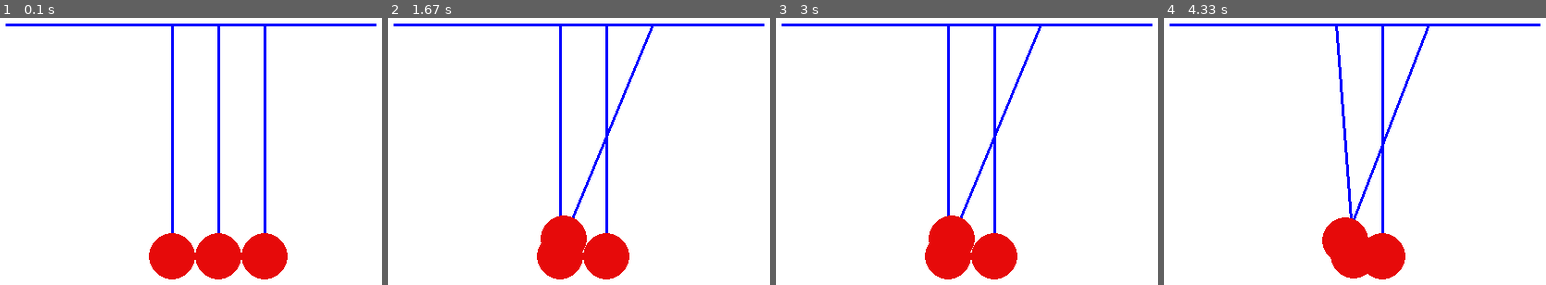
Above: before the commit, frames 1-4 (left to right).
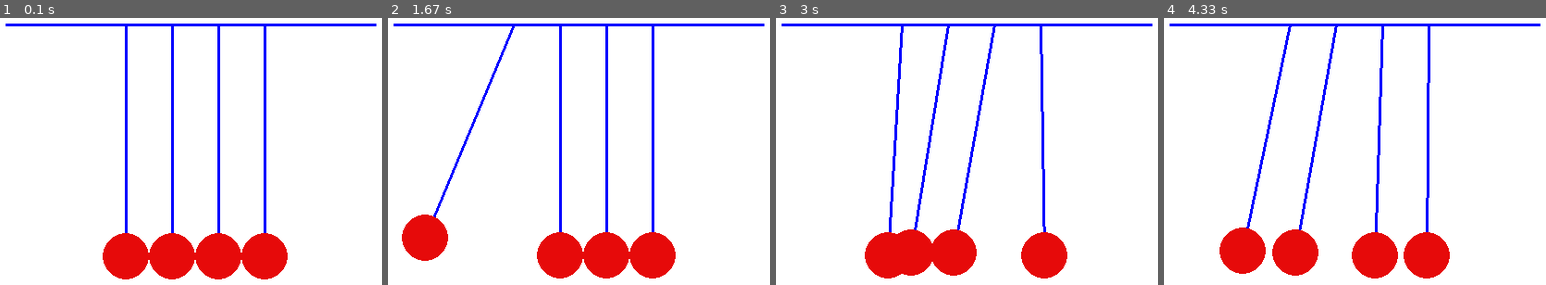
Above: after the commit, the same moments.

Repository: setiabudidaya/Pygame-physics
Game: pygame game, started from multiplePendulums.py
Two runs of this game, one before a commit and one after it. Both use one fixed random seed, a clock stepped at 60 frames per second and the inputs below.
Inputs (mouse positions are in pixels of both pictures, inside the frame that each line leads up to):
- Up to frame 1 (0.1 s): no input
- Up to frame 2 (1.67 s): press the mouse at (582, 239) at 0.37 s; move the mouse to (506, 226) at 0.47 s; release the mouse at (437, 212) at 0.6 s; press the mouse at (582, 239) at 0.7 s; move the mouse to (outside the picture) at 0.8 s; release the mouse at (outside the picture) at 0.93 s; press the mouse at (582, 239) at 1.53 s; move the mouse to (571, 186) at 1.63 s
- Up to frame 3 (3 s): release the mouse at (947, 135) at 1.77 s; press the mouse at (970, 239) at 1.87 s; move the mouse to (1028, 207) at 1.97 s; release the mouse at (1085, 175) at 2.1 s; press the mouse at (970, 239) at 2.2 s; move the mouse to (1073, 204) at 2.3 s; release the mouse at (outside the picture) at 2.43 s; press the mouse at (970, 239) at 2.53 s; move the mouse to (882, 180) at 2.63 s; release the mouse at (795, 124) at 2.77 s; press the mouse at (970, 239) at 2.87 s; move the mouse to (882, 247) at 2.97 s
- Up to frame 4 (4.33 s): release the mouse at (1186, 258) at 3.1 s; press the mouse at (1358, 239) at 3.2 s; move the mouse to (1290, 204) at 3.3 s; release the mouse at (1225, 172) at 3.43 s; press the mouse at (1358, 239) at 3.53 s; move the mouse to (1309, 151) at 3.63 s; release the mouse at (1263, 66) at 3.77 s; press the mouse at (1358, 239) at 3.87 s; move the mouse to (outside the picture) at 3.97 s; release the mouse at (outside the picture) at 4.1 s; press the mouse at (1358, 239) at 4.2 s; move the mouse to (outside the picture) at 4.3 s

The runs differ from the first frame. In frame 1, 2.2% of the frame differs, in the area x 26-39%, y 3-98%; in frame 2, 5.7%; in frame 3, 10%; in frame 4, 10%, in the area x 14-75%, y 3-98%.

Commit message:
interactions between pendulums

Diff:
--- a/multiplePendulums.py
+++ b/multiplePendulums.py
@@ -17,9 +17,15 @@
     return (x, y)
 
 def collide(p1, p2):
-    if math.hypot(p1.x - p2.x, p1.y - p2.y) < 50:
-        p1.v_x = (p1.mass/p2.mass)*p2.v_x
-        p2.v_x = (p2.mass/p1.mass)*p1.v_x
+    """Check if 2 pendulums have collided and if so alter v_x"""
+    if dist(p1.x + p1.pivot_x, p1.y, p2.x + p2.pivot_x, p2.y) < 50:
+       (p1.v_x, p2.v_x) = (p2.v_x, p1.v_x)
+       if p1.x < p2.x:
+           p2.x - 3
+           p2.x + 3
+       if p1.x > p2.x:
+           p1.x + 3
+           p2.x - 3
 
 class Pendulum():
     def __init__(self, angle, pivot_x, pivot_y):
@@ -58,13 +64,13 @@
     background_colour = (255,255,255)
     screen = pygame.display.set_mode((width, height))
     pygame.display.set_caption("Pendulum")
-    my_pendulums = [Pendulum(0, 300, 40), Pendulum(0, 350, 40), Pendulum(0, 400, 40)]
+    my_pendulums = [Pendulum(0, 250, 40), Pendulum(0, 300, 40), Pendulum(0, 350, 40), Pendulum(0, 400, 40)]
     for i, p in enumerate(my_pendulums):
         p.ID = i
+    numPen = len(my_pendulums)
 
     running = True
     selected = None
-
     while running:
         screen.fill(background_colour)
         pygame.draw.line(screen, (0,0,255), (120, 40),
@@ -87,15 +93,21 @@
                 elif selected == p.ID:
                     (p.x, p.y) = onPath(a, b, p.length, p.pivot_y)
                     p.v_x = 0
+                if p.ID < numPen-1:
+                    for i in range(p.ID, numPen-1):
+                        collide(my_pendulums[p.ID], my_pendulums[i+1])
 
             if event.type == pygame.MOUSEBUTTONUP:
                 if selected == p.ID:
                     p.v_x = 0
                 selected = None
 
+            if p.ID < numPen-1:
+                for i in range(p.ID, numPen-1):
+                    collide(my_pendulums[p.ID], my_pendulums[i+1])
+
             if selected != p.ID:
                 p.swing()
-
             p.draw()
 
         time.sleep(0.4*0.01)
